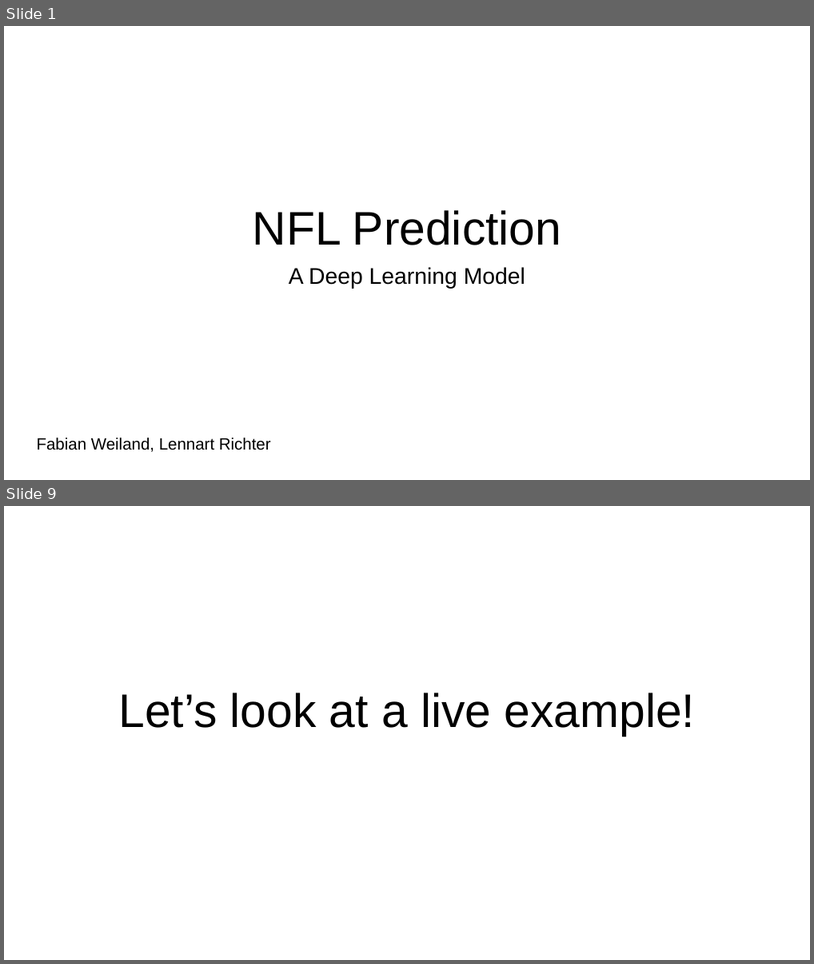
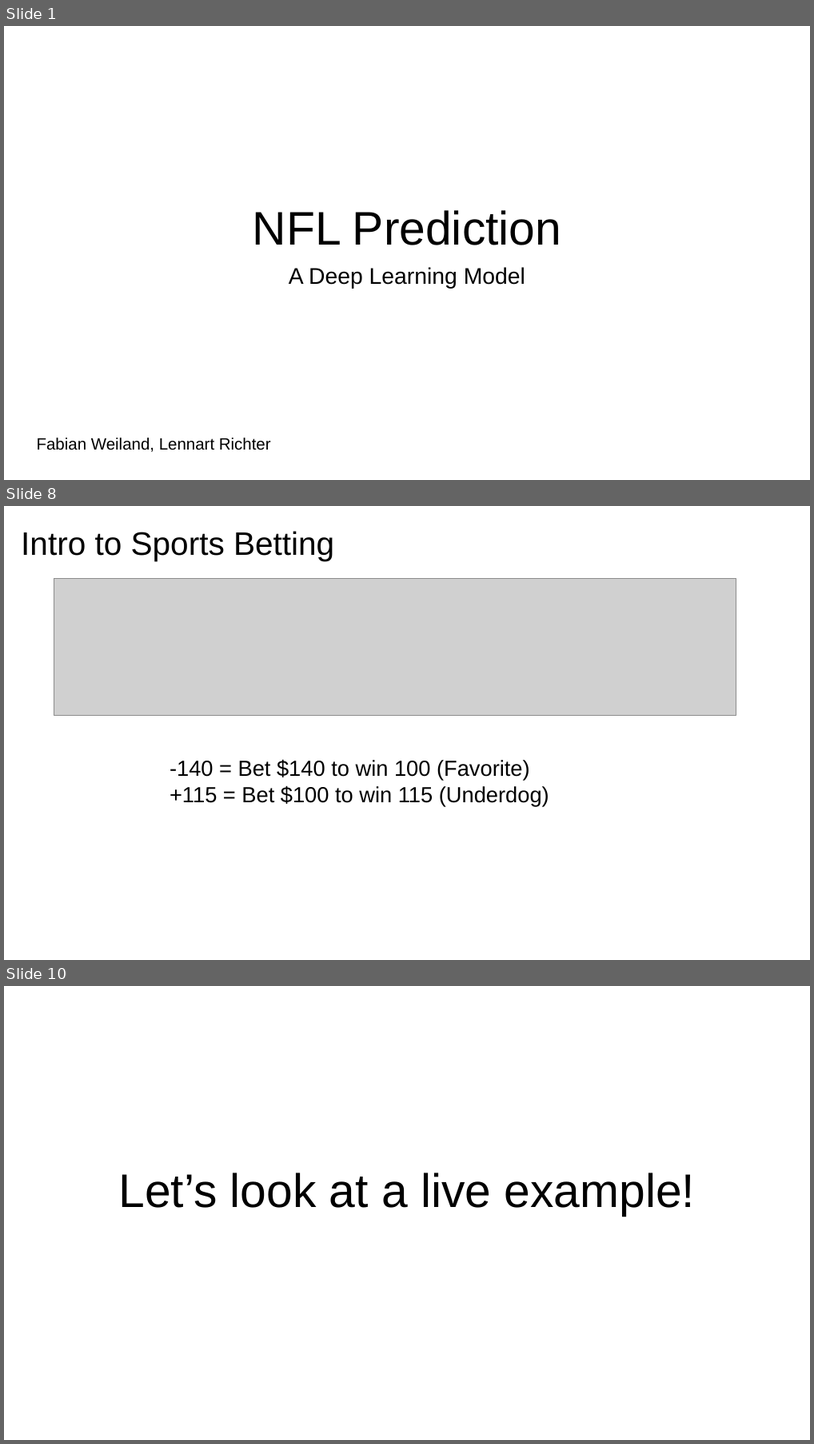
Before and after one commit to faweil/NFL_Prediction, a slide deck: AI_Project_Presentation.pptx. Shown one above the other, each under a label of ours: slides 1 and 9 before the commit, slides 1, 8 and 10 after it; the slides between them are not shown. The pictures are 814x964 and 814x1444 pixels, drawn with LibreOffice and Linux fonts; fonts in the diff are those of the drawing; grey boxes stand for pictures. Boxes give left, top, right and bottom in pixels: in the first picture for what was removed or moved away, otherwise in the second. Text is boxed around its words. In the diff, an @@ line names an element or a change of style, - is before the commit and + after.

```diff
--- a/AI_Project_Presentation.pptx
+++ b/AI_Project_Presentation.pptx
@@ slide 8 added at box(4, 506, 810, 960), background #FFFFFF @@
@@ title added at box(21, 531, 334, 561), 77.3 pt, text #000000 @@
+Intro to Sports Betting
@@ picture added at box(54, 578, 736, 716) @@
@@ text added at box(170, 759, 550, 805), 52 pt, text #000000 @@
+-140 = Bet $140 to win 100 (Favorite)
++115 = Bet $100 to win 115 (Underdog)
@@ what was slide 9 is now slide 10 @@
```
Also in this commit, not shown: 4 slides changed, 1 other slide added, 1 slide removed, 3 other files.
